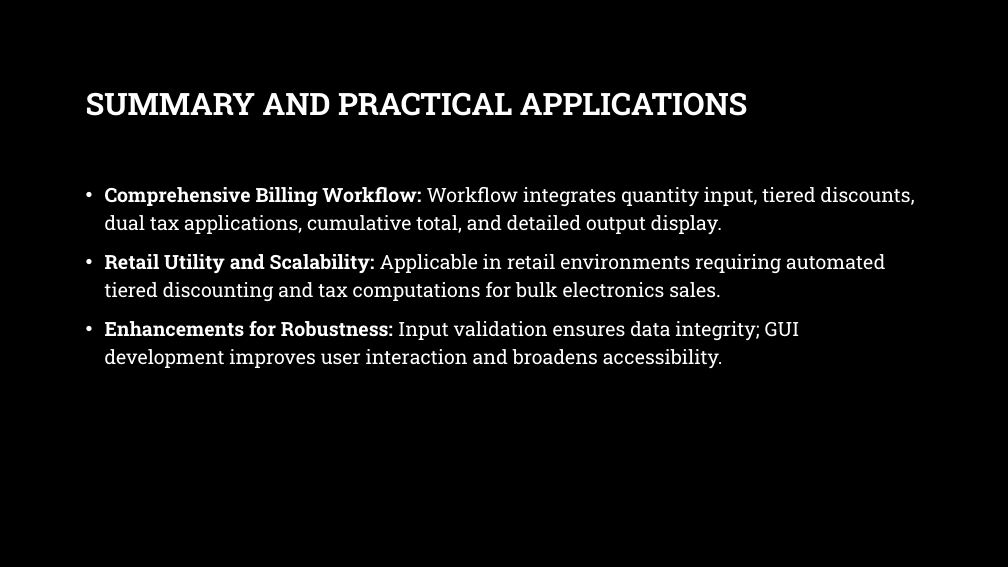
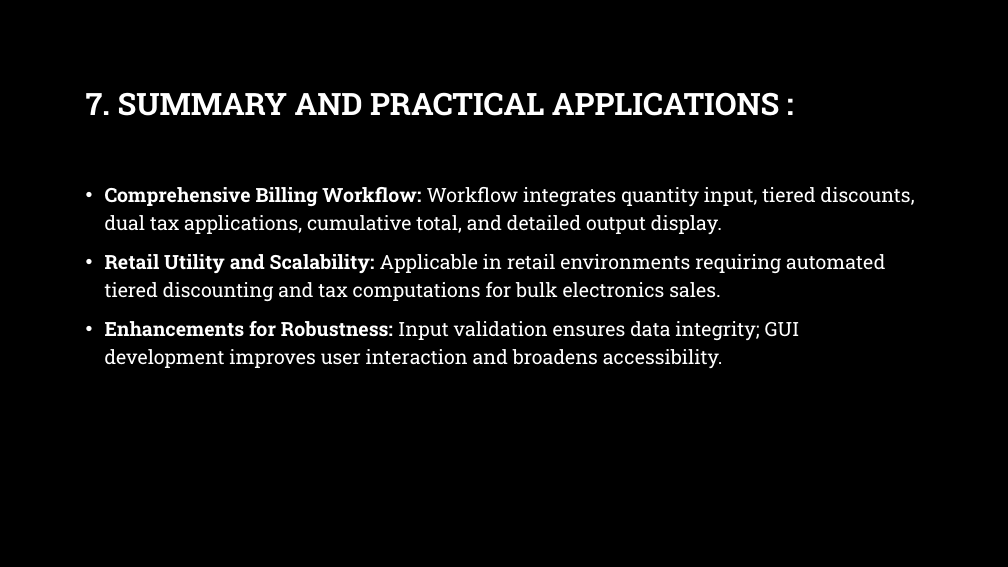
Before and after one commit to mahi2008324/BILLING_project, a slide deck: slide 9 of Billing.ppt.pptx (slide 8 before the commit). Drawn at 1008x567 pixels with LibreOffice and Linux fonts; fonts in the diff are those of the drawing; background and template pictures are left out. Boxes give left, top, right and bottom in pixels: in the first picture for what was removed or moved away, otherwise in the second. Text is boxed around its words. In the diff, an @@ line names an element or a change of style, - is before the commit and + after.

```diff
--- a/Billing.ppt.pptx
+++ b/Billing.ppt.pptx
@@ title at [86,92,779,116]: text changed @@
-SUMMARY AND PRACTICAL APPLICATIONS
+7. SUMMARY AND PRACTICAL APPLICATIONS :
```
Also in this commit, not shown: 6 other slides changed, 2 slides added, 2 other files.
